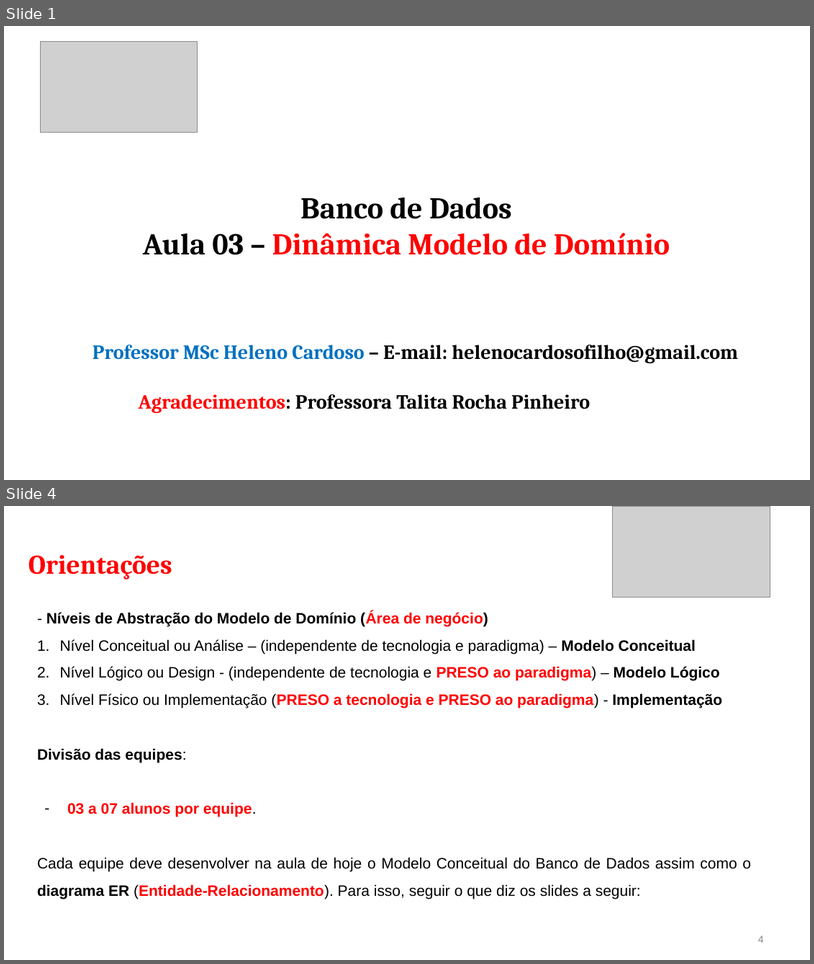
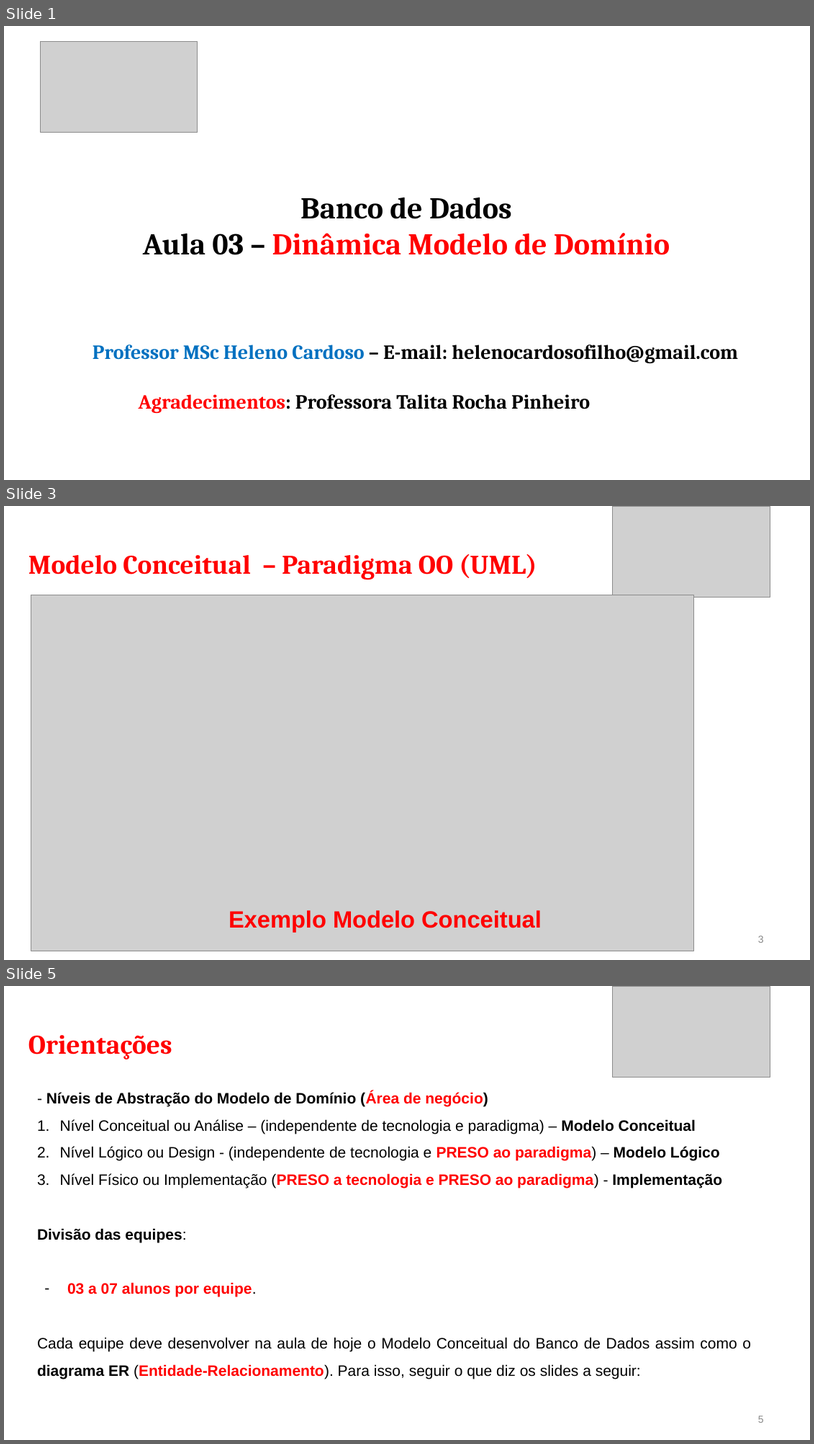
Before and after one commit to CloudEducationBrazil/WydenBancoDados, a slide deck: 01 Classes/Aula03- BD Dinâmica Modelo de Domínio.pptx. Shown one above the other, each under a label of ours: slides 1 and 4 before the commit, slides 1, 3 and 5 after it; the slides between them are not shown. The pictures are 814x964 and 814x1444 pixels, drawn with LibreOffice and Linux fonts; fonts in the diff are those of the drawing; grey boxes stand for pictures. Boxes give left, top, right and bottom in pixels: in the first picture for what was removed or moved away, otherwise in the second. Text is boxed around its words. In the diff, an @@ line names an element or a change of style, - is before the commit and + after.

```diff
--- a/01 Classes/Aula03- BD Dinâmica Modelo de Domínio.pptx
+++ b/01 Classes/Aula03- BD Dinâmica Modelo de Domínio.pptx
@@ slide 3 added at <box>4,506,810,960</box>, background #FFFFFF @@
@@ picture added at <box>613,506,771,597</box> @@
@@ text added at <box>28,554,537,580</box>, 32 pt, text #FF0000, bold @@
+Modelo Conceitual – Paradigma OO (UML)
@@ picture added at <box>31,595,694,951</box> @@
@@ text added at <box>229,910,542,932</box>, 28 pt, text #FF0000, bold @@
+Exemplo Modelo Conceitual
@@ page number added at <box>759,935,764,942</box>, 12 pt, text #888888 @@
+3
@@ what was slide 4 is now slide 5 @@
@@ page number at <box>759,1415,764,1422</box>: text changed @@
-4
+5
```
Also in this commit, not shown: 2 slides changed, 5 other files.
